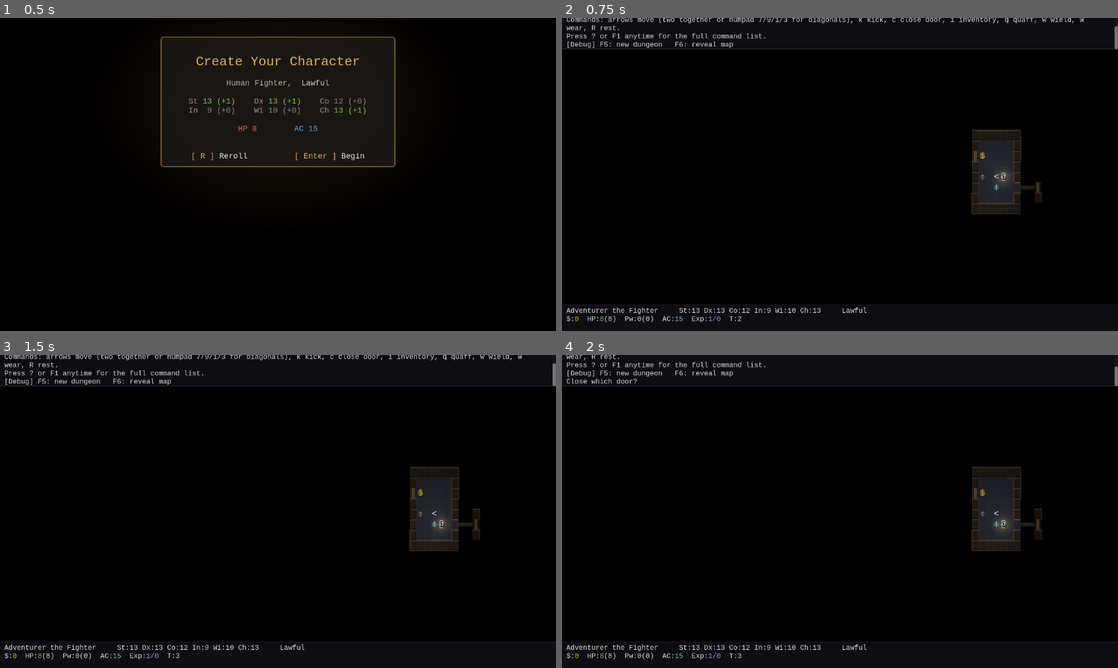
Above: before the commit, frames 1-4 (two rows, left to right).
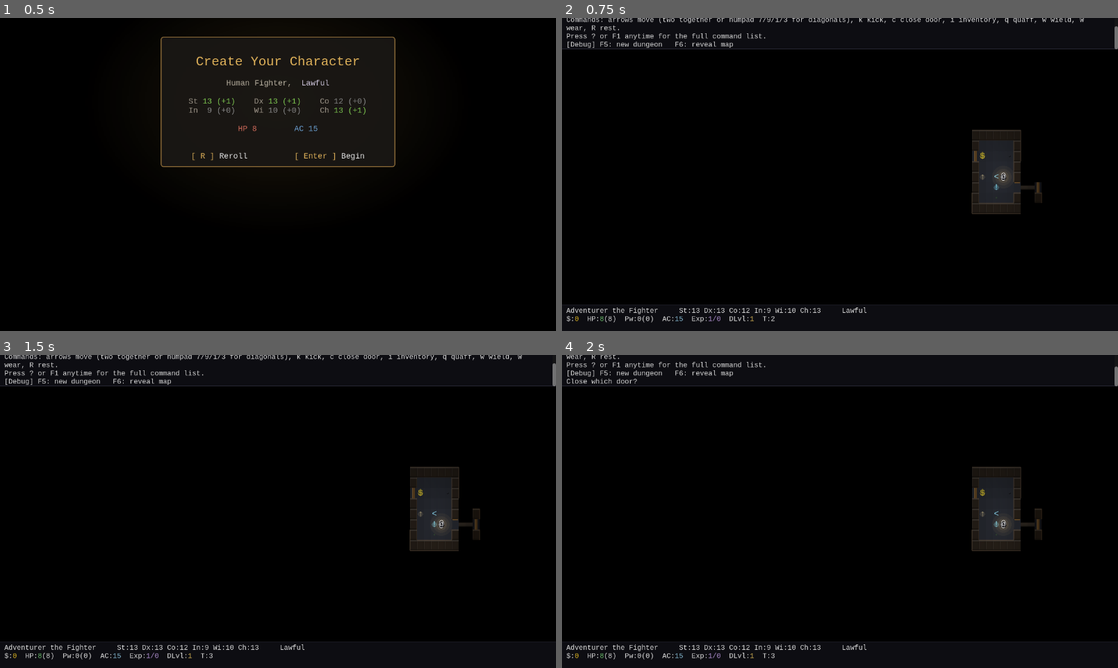
Above: after the commit, the same moments.

Repository: itaiag/basic-crawler
Game: Godot game, scene res://scenes/game.tscn
Two runs of this game, one before a commit and one after it. Both use one fixed random seed, a clock stepped at 60 frames per second and the inputs below.
Inputs:
- Up to frame 1 (0.5 s): no input
- Up to frame 2 (0.75 s): tap Enter at 0.5 s; hold Right from 0.53 s (still down); tap C at 0.6 s
- Up to frame 3 (1.5 s): tap Space at 0.77, 1.25 s; release Right at 1.28 s; hold Down from 1.28 s (still down); tap Enter at 1.35 s
- Up to frame 4 (2 s): keep holding Down; tap Space at 1.52 s; tap C at 1.55 s

Frame 1 is identical in both runs. In frame 2, less than 0.1% of the frame differs, in the area x 30-79%, y 49-97%; in frame 3, less than 0.1%; in frame 4, less than 0.1%.

Commit message:
Support for multi-level

Diff:
--- a/scripts/dungeon_generator.gd
+++ b/scripts/dungeon_generator.gd
@@ -99,6 +99,15 @@
 		return Vector2i(GameData.MAP_W / 2, GameData.MAP_H / 2)
 	var first: Rect2i = rooms[0]
 	return first.position + first.size / 2
+
+
+# Location of the down-stairs (`>`) -- mirrors the placement in generate() at the
+# centre of the last room. Used as the arrival cell when ascending from below.
+func get_down_stairs_pos() -> Vector2i:
+	if rooms.size() < 2:
+		return get_start_pos()
+	var last: Rect2i = rooms.back()
+	return last.position + last.size / 2
 
 
 func room_index_at(pos: Vector2i) -> int:
--- a/scripts/dungeon_populator.gd
+++ b/scripts/dungeon_populator.gd
@@ -6,15 +6,18 @@
 # game state.
 
 
-# Roll monster placements: 0-2 per room (skipping the start room, index 0).
+# Roll monster placements per room (skipping the start room, index 0).
 # Returns [{ "kind": int, "cell": Vector2i }, ...]. A local copy of the occupancy
 # is grown as cells are chosen so two monsters never land on the same tile.
-static func roll_monsters(dungeon, occupancy: Dictionary) -> Array[Dictionary]:
+# `depth` (1 = top level) gently raises the per-room count cap so deeper levels
+# are busier -- this is the tuning hook for the richer difficulty work to come.
+static func roll_monsters(dungeon, occupancy: Dictionary, depth := 1) -> Array[Dictionary]:
 	var result: Array[Dictionary] = []
 	var taken: Dictionary = occupancy.duplicate()
+	var hi := 2 + int((depth - 1) / 2)  # 0-2 on L1/L2, 0-3 on L3/L4, ...
 	for ri in range(1, dungeon.rooms.size()):
 		var room: Rect2i = dungeon.rooms[ri]
-		var n := randi_range(0, 2)
+		var n := randi_range(0, hi)
 		for _k in range(n):
 			var cell := random_floor_cell(dungeon, room, taken)
 			if cell.x < 0:
@@ -27,7 +30,9 @@
 
 # Roll item placements across every room. Returns Vector2i -> item dict. Monsters
 # are expected to be spawned already (passed via occupancy) so items avoid them.
-static func roll_items(dungeon, occupancy: Dictionary) -> Dictionary:
+# `depth` is threaded through for future depth-based loot tuning; rates are flat
+# for now.
+static func roll_items(dungeon, occupancy: Dictionary, _depth := 1) -> Dictionary:
 	var items: Dictionary = {}
 	for ri in range(dungeon.rooms.size()):
 		var room: Rect2i = dungeon.rooms[ri]
--- a/scripts/game.gd
+++ b/scripts/game.gd
@@ -26,6 +26,10 @@
 const DIAG_BUFFER := 0.05  # window to pair two arrow keys into a diagonal step
 
 var _dungeon := DungeonGenerator.new()
+var _depth := 1  # current dungeon level (1 = top / entrance)
+# Visited levels, persisted so climbing back returns a level exactly as it was
+# left. Maps depth (int) -> snapshot Dictionary (see _capture_level).
+var _levels: Dictionary = {}
 var _turn := 1
 var _combat_zoom_active := false
 var _camera_zoom_tween: Tween
@@ -722,6 +726,18 @@
 		get_viewport().set_input_as_handled()
 		return
 
+	# Stairs. Shifted '.'/',' may arrive as KEY_GREATER/KEY_LESS or as the base
+	# key with shift held, depending on layout -- accept both.
+	if event.keycode == KEY_GREATER or (event.keycode == KEY_PERIOD and event.shift_pressed):
+		_try_descend()
+		get_viewport().set_input_as_handled()
+		return
+
+	if event.keycode == KEY_LESS or (event.keycode == KEY_COMMA and event.shift_pressed):
+		_try_ascend()
+		get_viewport().set_input_as_handled()
+		return
+
 	_handle_move_key(event)
 
 
@@ -1170,9 +1186,9 @@
 		if _items_at.has(target):
 			_pickup_item(target)
 		if tile == GameData.Tile.STAIRS_DOWN:
-			_add_message("There is a staircase down here.")
+			_add_message("There is a staircase down here.  Press > to descend.")
 		elif tile == GameData.Tile.STAIRS_UP:
-			_add_message("There is a staircase up here.")
+			_add_message("There is a staircase up here.  Press < to ascend.")
 
 
 func _do_kick_action(dir: Vector2i) -> void:
@@ -1365,10 +1381,9 @@
 
 
 func _regenerate() -> void:
-	_dungeon.generate(GameData.MAP_W, GameData.MAP_H)
-	_renderer.dungeon = _dungeon
-	_renderer.visible_cells.clear()
-	_renderer.explored_cells.clear()
+	# Full new game: drop every cached level and start a fresh single-level run.
+	_depth = 1
+	_levels.clear()
 	_awaiting_kick = false
 	_awaiting_quaff = false
 	_awaiting_close = false
@@ -1378,11 +1393,111 @@
 	_end_encounter()  # no stale initiative carried into the new dungeon
 	_turn = 1
 	_player_alive = true
+	_build_new_level()
 	_player.place_at(_dungeon.get_start_pos())
+	_update_fov()
+	_enter_creation()
+
+
+# Generate a fresh level for the current _depth. Always builds a NEW generator
+# instance so any cached (previously visited) level is left untouched.
+func _build_new_level() -> void:
+	_dungeon = DungeonGenerator.new()
+	_dungeon.generate(GameData.MAP_W, GameData.MAP_H)
+	_renderer.dungeon = _dungeon
+	_renderer.visible_cells.clear()
+	_renderer.explored_cells.clear()
 	_spawn_monsters()
 	_spawn_items()
+
+
+# Snapshot the current level so it can be restored exactly when revisited.
+func _capture_level() -> Dictionary:
+	var mons: Array = []
+	for m in _monsters:
+		mons.append({
+			"kind": m.kind,
+			"cell": m.grid_pos,
+			"hp": m.hp,
+			"max_hp": m.max_hp,
+			"fleeing": m.fleeing,
+			"morale_checked": m.morale_checked,
+		})
+	return {
+		"dungeon": _dungeon,
+		"monsters": mons,
+		"items": _items_at.duplicate(true),
+		"explored": _renderer.explored_cells.duplicate(),
+	}
+
+
+# Restore a previously captured level snapshot as the live level.
+func _restore_level(state: Dictionary) -> void:
+	_dungeon = state["dungeon"]
+	_renderer.dungeon = _dungeon
+	_renderer.visible_cells.clear()
+	_renderer.explored_cells.clear()
+	_renderer.explored_cells.merge(state["explored"])
+	_clear_monsters()
+	for ms in state["monsters"]:
+		var m := _add_monster(ms["kind"], ms["cell"])
+		m.hp = ms["hp"]
+		m.max_hp = ms["max_hp"]
+		m.fleeing = ms["fleeing"]
+		m.morale_checked = ms["morale_checked"]
+	# Refill _items_at in place -- the renderer holds it by reference (see _ready).
+	_items_at.clear()
+	_items_at.merge(state["items"], true)
+	_renderer.queue_redraw()
+
+
+func _try_descend() -> void:
+	var tile: int = _dungeon.get_tile(_player.grid_pos.x, _player.grid_pos.y)
+	if tile != GameData.Tile.STAIRS_DOWN:
+		_add_message("There are no stairs down here.")
+		return
+	_descend()
+
+
+func _try_ascend() -> void:
+	var tile: int = _dungeon.get_tile(_player.grid_pos.x, _player.grid_pos.y)
+	if tile != GameData.Tile.STAIRS_UP:
+		_add_message("There are no stairs up here.")
+		return
+	if _depth <= 1:
+		_add_message("You stand at the dungeon entrance; there is no way further up.")
+		return
+	_ascend()
+
+
+func _descend() -> void:
+	_levels[_depth] = _capture_level()
+	_depth += 1
+	if _levels.has(_depth):
+		_restore_level(_levels[_depth])
+	else:
+		_build_new_level()
+	# Arriving from above, you step in at this level's up-stairs (the way back).
+	_player.place_at(_dungeon.get_start_pos())
+	_end_encounter()
+	_reset_combat_zoom()
+	_add_message("You descend to dungeon level %d." % _depth)
 	_update_fov()
-	_enter_creation()
+	_update_status()
+
+
+func _ascend() -> void:
+	_levels[_depth] = _capture_level()
+	_depth -= 1
+	# The level above was visited to get here, so it is always cached.
+	_restore_level(_levels[_depth])
+	# Arriving from below, you step in at this level's down-stairs.
+	_player.place_at(_dungeon.get_down_stairs_pos())
+	_end_encounter()
+	_reset_combat_zoom()
+	_add_message("You climb up to dungeon level %d." % _depth)
+	_update_fov()
+	_update_status()
 
 
 func _toggle_reveal() -> void:
@@ -1398,18 +1513,19 @@
 
 func _spawn_monsters() -> void:
 	_clear_monsters()
-	for spawn in DungeonPopulator.roll_monsters(_dungeon, _monster_at):
+	for spawn in DungeonPopulator.roll_monsters(_dungeon, _monster_at, _depth):
 		var kind: int = spawn["kind"]
 		var cell: Vector2i = spawn["cell"]
 		_add_monster(kind, cell)
 
 
-func _add_monster(kind: int, cell: Vector2i) -> void:
+func _add_monster(kind: int, cell: Vector2i) -> Monster:
 	var m := Monster.new()
 	m.setup(kind, cell)
 	add_child(m)
 	_monsters.append(m)
 	_monster_at[cell] = m
+	return m
 
 
 func _clear_monsters() -> void:
@@ -1423,7 +1539,7 @@
 	# The renderer holds _items_at by reference (set once in _ready), so refill the
 	# existing dict in place rather than rebinding it.
 	_items_at.clear()
-	_items_at.merge(DungeonPopulator.roll_items(_dungeon, _monster_at), true)
+	_items_at.merge(DungeonPopulator.roll_items(_dungeon, _monster_at, _depth), true)
 	_renderer.queue_redraw()
 
 
@@ -1686,8 +1802,8 @@
 		hp_col = "#d05a5a"
 	elif hp_ratio <= 0.66:
 		hp_col = "#d0c060"
-	var line2 := "$:[color=#d8b020]%d[/color]  HP:[color=%s]%d[/color](%d)  Pw:0(0)  AC:[color=#7fb0c8]%d[/color]  Exp:[color=#b08fd0]%d/%d[/color]  T:%d" % [
-		gold, hp_col, maxi(0, hp), max_hp, ac, lvl, xp, _turn]
+	var line2 := "$:[color=#d8b020]%d[/color]  HP:[color=%s]%d[/color](%d)  Pw:0(0)  AC:[color=#7fb0c8]%d[/color]  Exp:[color=#b08fd0]%d/%d[/color]  DLvl:[color=#c8a850]%d[/color]  T:%d" % [
+		gold, hp_col, maxi(0, hp), max_hp, ac, lvl, xp, _depth, _turn]
 	if fatigued:
 		line2 += "  [color=#d08040]Fatigued(-%d to hit)[/color]" % FATIGUE_PENALTY
 	_status.append_text(line2)
--- a/scripts/game_data.gd
+++ b/scripts/game_data.gd
@@ -26,6 +26,8 @@
 const COLOR_CORRIDOR := Color(0.21, 0.18, 0.15)  # dark earthy tunnel; drawn as a narrow core with a darker edge
 const COLOR_DOOR := Color(0.52, 0.37, 0.18)  # muted wood, not neon yellow
 const COLOR_STAIRS := Color.WHITE
+const COLOR_STAIRS_DOWN := Color(0.95, 0.75, 0.35)  # warm amber: deeper / more danger
+const COLOR_STAIRS_UP := Color(0.55, 0.85, 0.95)  # cool cyan: the way back up
 const COLOR_PILLAR := Color(0.26, 0.26, 0.31)  # cool stone column, distinct from warm walls
 
 # Dark token drawn behind glyphs (player, monsters).
@@ -170,7 +172,8 @@
 		Tile.FLOOR: return COLOR_FLOOR
 		Tile.CORRIDOR: return COLOR_CORRIDOR
 		Tile.DOOR_CLOSED, Tile.DOOR_LOCKED, Tile.DOOR_OPEN: return COLOR_DOOR
-		Tile.STAIRS_DOWN, Tile.STAIRS_UP: return COLOR_STAIRS
+		Tile.STAIRS_DOWN: return COLOR_STAIRS_DOWN
+		Tile.STAIRS_UP: return COLOR_STAIRS_UP
 		Tile.PILLAR: return COLOR_PILLAR
 	return Color.BLACK
 
--- a/scripts/help_panel.gd
+++ b/scripts/help_panel.gd
@@ -98,7 +98,9 @@
 	t += "  Arrows / numpad 8 2 4 6   Move (4-way)\n"
 	t += "  Numpad 7 9 1 3 / 2 arrows Move diagonally\n"
 	t += "  (into a monster)          Attack\n"
-	t += "  (into a closed door)      Open\n\n"
+	t += "  (into a closed door)      Open\n"
+	t += "  >                         Descend stairs (on >)\n"
+	t += "  <                         Ascend stairs (on <)\n\n"
 	t += "[b]Actions[/b]\n"
 	t += "  k + dir                   Kick (monster or door)\n"
 	t += "  c + dir                   Close a door\n"
